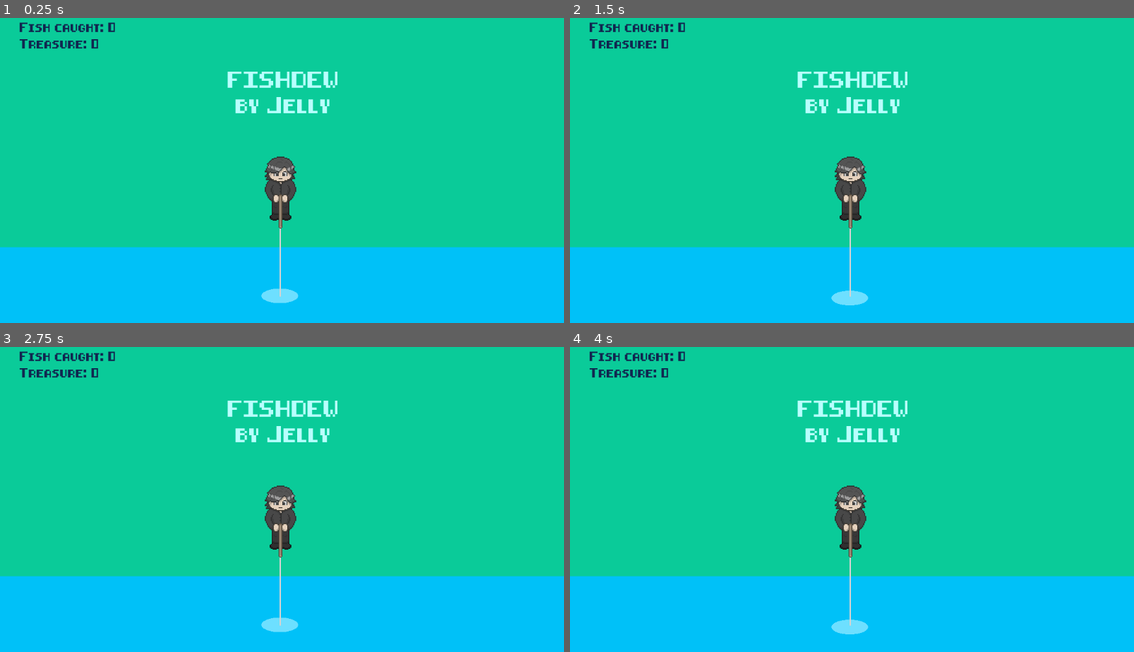
Above: before the commit, frames 1-4 (two rows, left to right).
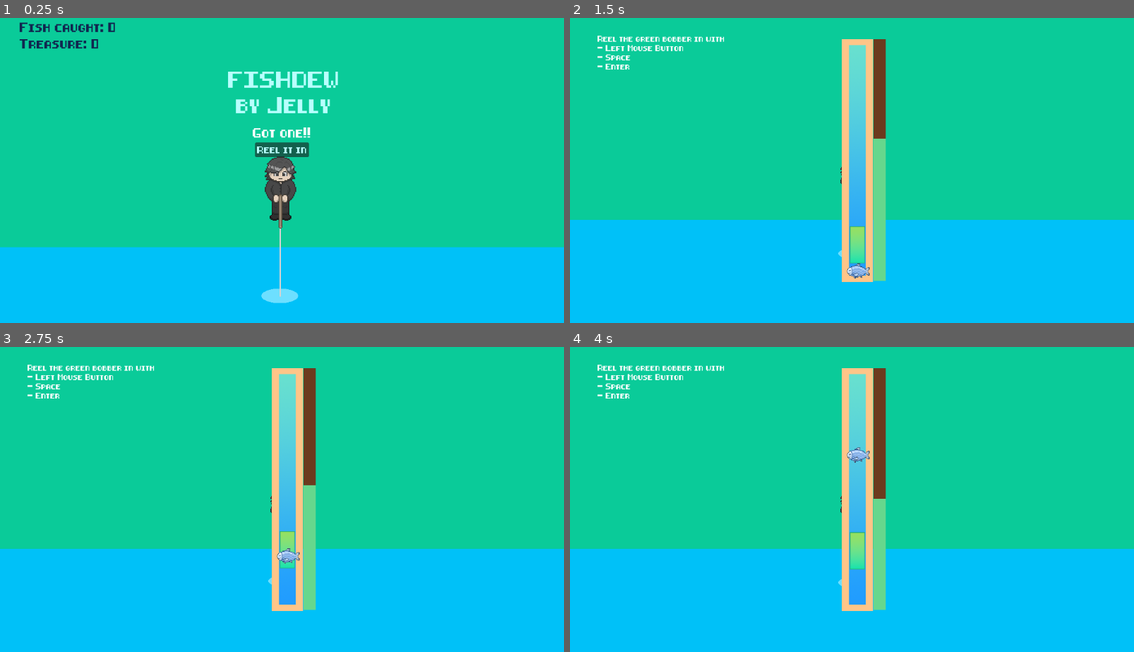
Above: after the commit, the same moments.

Repository: Anjellyrika/fishdew
Game: Godot game, scene res://src/main_scene.tscn
Same seed, same stepped clock (60 frames per second), same inputs: the game is played once before the commit and once after it.
Inputs (mouse positions are in pixels of both pictures, inside the frame that each line leads up to):
- Up to frame 1 (0.25 s): no input
- Up to frame 2 (1.5 s): click (852, 149) at 0.5 s, where only the run after the commit has a clickable "Reel it in"; tap Enter at 1.25, 1.35 s; move the mouse to (976, 149) at 1.27 s; hold Space (up) from 1.28 s (still down); click (976, 149) at 1.42 s
- Up to frame 3 (2.75 s): keep holding Space (up); move the mouse to (169, 508) at 2.02 s; tap F at 2.1 s
- Up to frame 4 (4 s): move the mouse to (908, 423) at 2.77 s; release Space (up) at 2.78 s; tap Enter at 2.85 s; move the mouse to (823, 557) at 3.52 s; hold Space (up) from 3.53 s (still down); tap F at 3.6 s; click (823, 557) at 3.67 s

The runs differ from the first frame. In frame 1, 1.0% of the frame differs, in the area x 40-60%, y 17-46%; in frame 2, 17%, in the area x 0-100%, y 1-95%; in frame 3, 17%; in frame 4, 17%.

Commit message:
feat: implement switch from overworld to fishing

Diff:
--- a/src/fishing_lvl/end_screen.tscn
+++ b/src/fishing_lvl/end_screen.tscn
@@ -27,7 +27,7 @@
 anchor_bottom = 1.0
 grow_horizontal = 2
 grow_vertical = 2
-color = Color(0.301961, 0.301961, 0.301961, 1)
+color = Color(0.776471, 0.776471, 0.776471, 0.372549)
 
 [node name="EndScreenElements" type="MarginContainer" parent="."]
 layout_mode = 1
--- a/src/fishing_lvl/fishing_lvl.tscn
+++ b/src/fishing_lvl/fishing_lvl.tscn
@@ -59,13 +59,7 @@
 position = Vector2(586, 412)
 speed_bounds = [8, 25]
 
-[node name="Control" type="Control" parent="."]
-layout_mode = 3
-anchors_preset = 0
-metadata/_edit_use_anchors_ = true
-
-[node name="ProgressBar" type="ProgressBar" parent="Control" node_paths=PackedStringArray("fish")]
-layout_mode = 0
+[node name="ProgressBar" type="ProgressBar" parent="." node_paths=PackedStringArray("fish")]
 offset_left = 620.0
 offset_top = 68.0
 offset_right = 645.0
@@ -75,27 +69,28 @@
 fill_mode = 3
 show_percentage = false
 script = ExtResource("7_4d5vr")
-fish = NodePath("../../Fish")
+fish = NodePath("../Fish")
 metadata/_edit_use_anchors_ = true
 
-[node name="Controls" type="RichTextLabel" parent="Control"]
-layout_mode = 1
-anchors_preset = -1
-anchor_bottom = 0.197531
-offset_left = 65.0
-offset_top = 62.0
-offset_right = 239.0
-offset_bottom = 62.0
+[node name="Controls" type="RichTextLabel" parent="."]
+anchors_preset = 15
+anchor_right = 1.0
+anchor_bottom = 1.0
+offset_left = 56.0
+offset_top = 58.0
+offset_right = 367.0
+offset_bottom = 157.0
+grow_horizontal = 2
+grow_vertical = 2
 theme_override_fonts/normal_font = ExtResource("1_uo0hm")
 theme_override_font_sizes/normal_font_size = 10
 text = "Reel the green bobber in with
 - Left Mouse Button
 - Space
 - Enter"
-metadata/_edit_use_anchors_ = true
 
 [connection signal="body_entered" from="Fish" to="Fish" method="_on_body_entered"]
 [connection signal="body_exited" from="Fish" to="Fish" method="_on_body_exited"]
-[connection signal="fish_caught" from="Control/ProgressBar" to="." method="_on_progress_bar_fish_caught"]
-[connection signal="fish_caught" from="Control/ProgressBar" to="UILayer/EndScreen" method="_on_progress_bar_fish_caught"]
-[connection signal="fish_lost" from="Control/ProgressBar" to="UILayer/EndScreen" method="_on_progress_bar_fish_lost"]
+[connection signal="fish_caught" from="ProgressBar" to="." method="_on_progress_bar_fish_caught"]
+[connection signal="fish_caught" from="ProgressBar" to="UILayer/EndScreen" method="_on_progress_bar_fish_caught"]
+[connection signal="fish_lost" from="ProgressBar" to="UILayer/EndScreen" method="_on_progress_bar_fish_lost"]
--- a/src/main_scene.gd
+++ b/src/main_scene.gd
@@ -13,6 +13,7 @@
 
 func unload_level():
 	if is_instance_valid(level_instance):
+		camera.zoom = Vector2(1.5,1.5)
 		level_instance.queue_free()
 	level_instance = null
 
@@ -20,6 +21,7 @@
 func load_fish_level():
 	unload_level()
 	var level_resource = load("res://src/fishing_lvl/fishing_lvl.tscn")
+	camera.zoom = Vector2(1,1)
 	if level_resource:
 		level_instance = level_resource.instantiate()
 		add_child(level_instance)
--- a/src/main_scene.tscn
+++ b/src/main_scene.tscn
@@ -78,9 +78,9 @@
 anchors_preset = 15
 anchor_right = 1.0
 anchor_bottom = 1.0
-offset_left = 459.0
+offset_left = 460.0
 offset_top = 73.0
-offset_right = -452.0
+offset_right = -451.0
 offset_bottom = -366.0
 grow_horizontal = 2
 grow_vertical = 2
@@ -96,7 +96,6 @@
 fit_content = true
 
 [node name="MainBtns" type="VBoxContainer" parent="HUDLayer/HUD"]
-visible = false
 layout_mode = 1
 anchors_preset = 8
 anchor_left = 0.5
@@ -104,11 +103,17 @@
 anchor_right = 0.5
 anchor_bottom = 0.5
 offset_left = -80.0
-offset_top = -15.0
+offset_top = -79.0
 offset_right = 80.0
-offset_bottom = 15.0
+offset_bottom = -11.0
 grow_horizontal = 2
 grow_vertical = 2
+
+[node name="Label" type="Label" parent="HUDLayer/HUD/MainBtns"]
+layout_mode = 2
+theme_override_fonts/font = ExtResource("2_nq22c")
+text = "Got one!!"
+horizontal_alignment = 1
 
 [node name="StartBtn" type="Button" parent="HUDLayer/HUD/MainBtns"]
 layout_mode = 2
@@ -117,7 +122,7 @@
 theme_override_colors/font_color = Color(0.721221, 1, 0.995472, 1)
 theme_override_fonts/font = ExtResource("2_nq22c")
 theme_override_font_sizes/font_size = 12
-text = "Start Fishing!"
+text = "Reel it in"
 
 [node name="FishingLine" type="CanvasGroup" parent="."]
 
